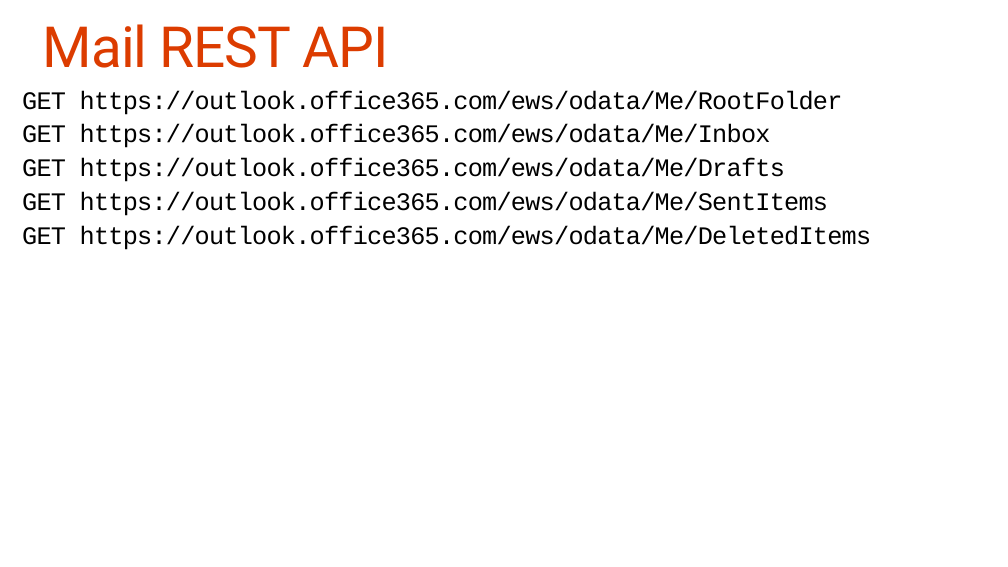
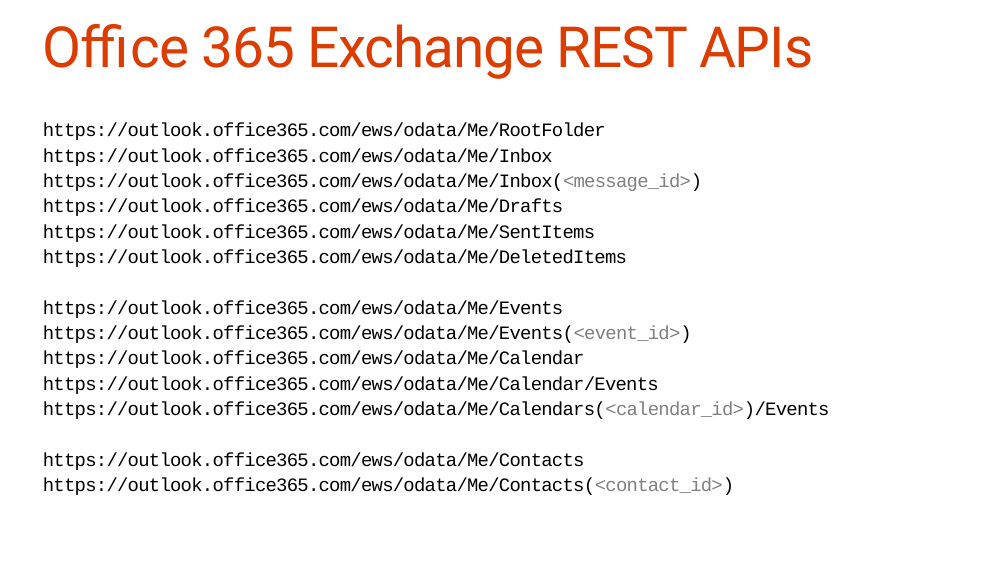
Before and after one commit to OfficeDev/TrainingContent, a slide deck: slide 26 of O3653-2 Deep Dive into Office 365 APIs for Calendar, Mail, and Contacts/O3653-2 Deep Dive into Office 365 APIs for Calendar, Mail, and Contacts.pptx (slide 18 before the commit). Drawn at 1008x567 pixels with LibreOffice and Linux fonts; fonts in the diff are those of the drawing. Boxes give left, top, right and bottom in pixels: in the first picture for what was removed or moved away, otherwise in the second. Text is boxed around its words. In the diff, an @@ line names an element or a change of style, - is before the commit and + after.

Commit message:
Final Deck and Demos for Mail. Events and Calendars

```diff
--- a/O3653-2 Deep Dive into Office 365 APIs for Calendar, Mail, and Contacts/O3653-2 Deep Dive into Office 365 APIs for Calendar, Mail, and Contacts.pptx
+++ b/O3653-2 Deep Dive into Office 365 APIs for Calendar, Mail, and Contacts/O3653-2 Deep Dive into Office 365 APIs for Calendar, Mail, and Contacts.pptx
@@ title at <box>43,24,813,79</box>: text changed @@
-Mail REST API
+Office 365 Exchange REST APIs
@@ text at <box>43,123,830,495</box>: text changed; size 24 to 18 pt @@
-GET https://outlook.office365.com/ews/odata/Me/RootFolder
-GET https://outlook.office365.com/ews/odata/Me/Inbox
-GET https://outlook.office365.com/ews/odata/Me/Drafts
-GET https://outlook.office365.com/ews/odata/Me/SentItems
-GET https://outlook.office365.com/ews/odata/Me/DeletedItems
+https://outlook.office365.com/ews/odata/Me/RootFolder
+https://outlook.office365.com/ews/odata/Me/Inbox
+https://outlook.office365.com/ews/odata/Me/Inbox(<message_id>)
+https://outlook.office365.com/ews/odata/Me/Drafts
+https://outlook.office365.com/ews/odata/Me/SentItems
+https://outlook.office365.com/ews/odata/Me/DeletedItems
+https://outlook.office365.com/ews/odata/Me/Events
+https://outlook.office365.com/ews/odata/Me/Events(<event_id>)
+https://outlook.office365.com/ews/odata/Me/Calendar
+https://outlook.office365.com/ews/odata/Me/Calendar/Events
+https://outlook.office365.com/ews/odata/Me/Calendars(<calendar_id>)/Events
+https://outlook.office365.com/ews/odata/Me/Contacts
+https://outlook.office365.com/ews/odata/Me/Contacts(<contact_id>)
```
Also in this commit, not shown: 13 other slides changed, 14 slides added, 7 slides removed, 8 other files.
